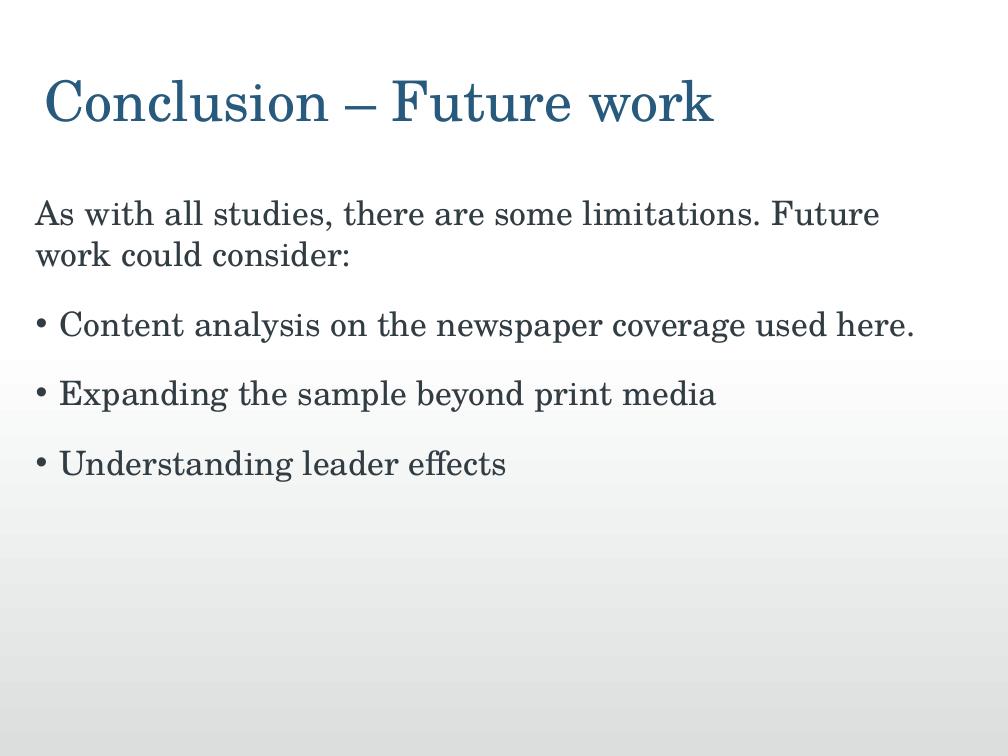
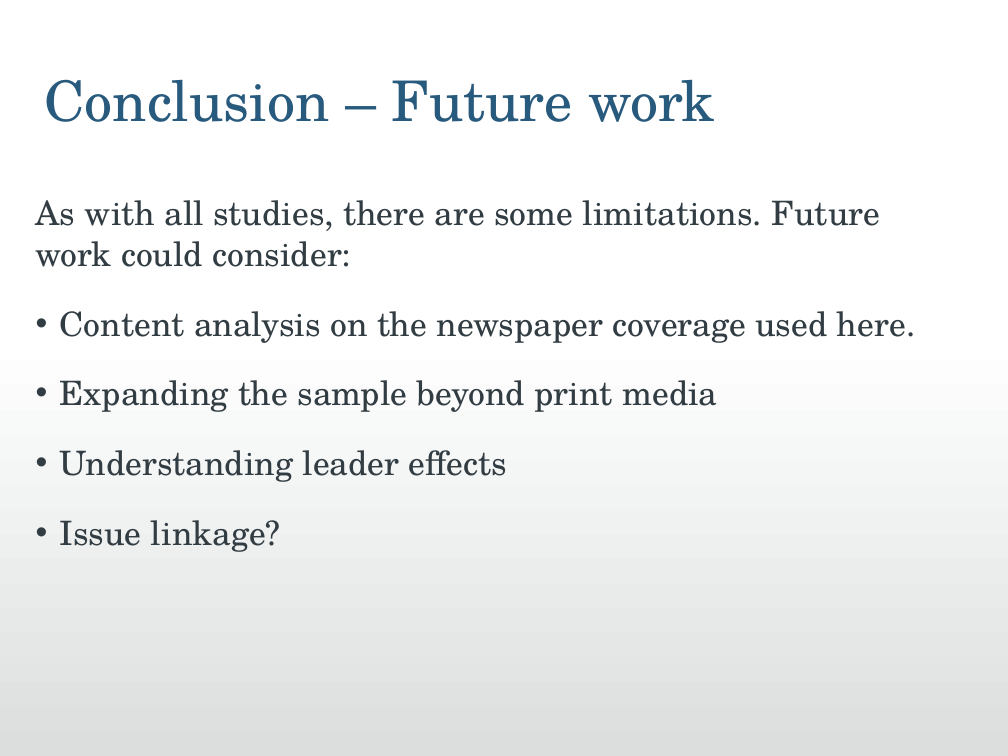
Before and after one commit to jmrphy/ukip_media, a slide deck: slide 14 of PSA Presentation V2.ppt (slide 15 before the commit). Drawn at 1008x756 pixels with LibreOffice and Linux fonts; fonts in the diff are those of the drawing; background and template pictures are left out. Boxes give left, top, right and bottom in pixels: in the first picture for what was removed or moved away, otherwise in the second. Text is boxed around its words. In the diff, an @@ line names an element or a change of style, - is before the commit and + after.

```diff
--- a/PSA Presentation V2.ppt
+++ b/PSA Presentation V2.ppt
@@ text at [59,520,281,552]: paragraph added @@
+• Issue linkage?
```
Also in this commit, not shown: 7 other slides changed, 3 slides added, 3 slides removed, 18 other files.
